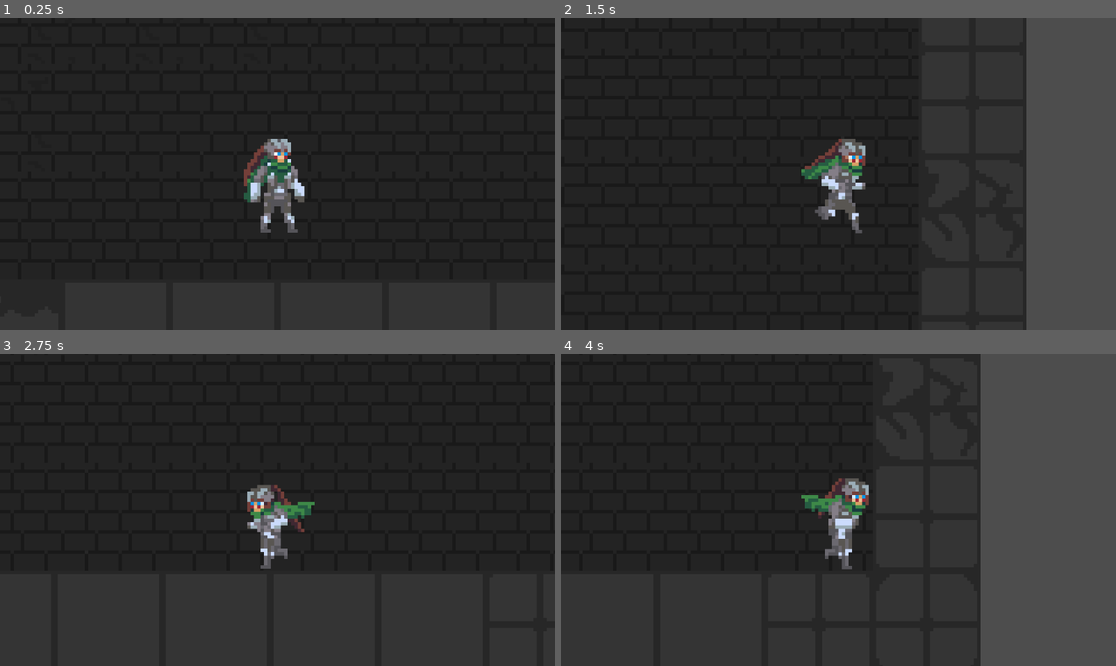
Above: before the commit, frames 1-4 (two rows, left to right).
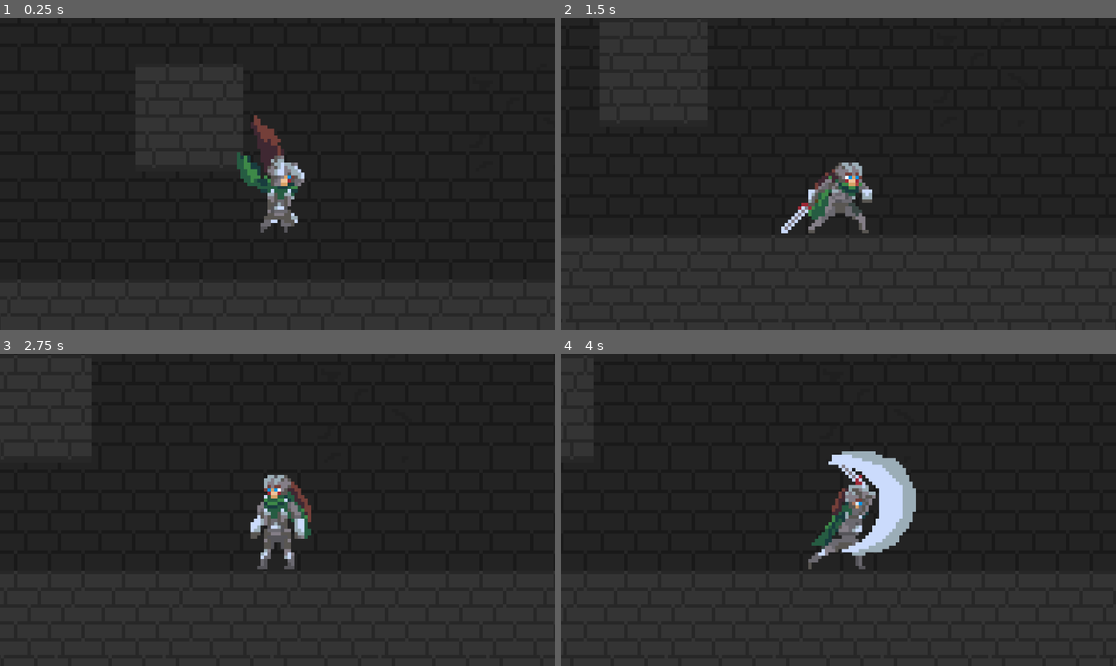
Above: after the commit, the same moments.

Repository: BuddyGames04/RuneGame
Game: Godot game, scene res://level1.tscn
Same seed, same stepped clock (60 frames per second), same inputs: the game is played once before the commit and once after it. The project has no main scene, so this scene is started directly.
Inputs (mouse positions are in pixels of both pictures, inside the frame that each line leads up to):
- Up to frame 1 (0.25 s): no input
- Up to frame 2 (1.5 s): move the mouse to (960, 158) at 0.52 s; hold Right (right) from 0.53 s (still down); click (960, 158) at 0.6 s; tap W (jump) at 0.77 s; move the mouse to (727, 189) at 1.27 s; click (727, 189) at 1.35 s
- Up to frame 3 (2.75 s): tap W (jump) at 1.52 s; move the mouse to (333, 441) at 2.02 s; release Right (right) at 2.03 s; hold A (left) from 2.03 s (still down); click (333, 441) at 2.1 s
- Up to frame 4 (4 s): move the mouse to (810, 572) at 2.77 s; release A (left) at 2.78 s; hold Right (right) from 2.78 s (still down); click (810, 572) at 2.85 s; tap W (jump) at 3.02, 3.77 s; move the mouse to (1005, 556) at 3.52 s; click (1005, 556) at 3.6 s

The runs differ from the first frame. In frame 1, 3.2% of the frame differs, in the area x 24-55%, y 15-69%; in frame 2, 24%; in frame 3, 3.0%; in frame 4, 30%, in the area x 0-100%, y 0-100%.

Commit message:
Attack, animated player and tileset

Diff:
--- a/Ducksaucejam/level1.tscn
+++ b/Ducksaucejam/level1.tscn
@@ -1,11 +1,23 @@
 [gd_scene load_steps=8 format=3 uid="uid://bgdwjybniy0ul"]
 
 [ext_resource type="PackedScene" uid="uid://msnba8706yl1" path="res://player.tscn" id="1_cpikh"]
-[ext_resource type="Texture2D" uid="uid://bmxx7jy4fgcqr" path="res://Assets/Tiles/groundTiles-Sheet.png" id="2_hf1v5"]
-[ext_resource type="Texture2D" uid="uid://xxm7g5ev1rx2" path="res://Assets/Tiles/backgroundTiles-Sheet.png" id="3_87ips"]
+[ext_resource type="Texture2D" uid="uid://dlkabfw8epipq" path="res://Assets/Tiles/GroundTiles.png" id="1_igo1i"]
+[ext_resource type="Texture2D" uid="uid://ds3mowkh0y8gj" path="res://Assets/Tiles/backgroundTiles.png" id="2_ugfqx"]
 
-[sub_resource type="TileSetAtlasSource" id="TileSetAtlasSource_gkyj1"]
-texture = ExtResource("2_hf1v5")
+[sub_resource type="TileSetAtlasSource" id="TileSetAtlasSource_pxe4j"]
+texture = ExtResource("2_ugfqx")
+texture_region_size = Vector2i(32, 32)
+0:0/0 = 0
+1:0/0 = 0
+2:0/0 = 0
+3:0/0 = 0
+
+[sub_resource type="TileSet" id="TileSet_gj5j5"]
+tile_size = Vector2i(32, 32)
+sources/3 = SubResource("TileSetAtlasSource_pxe4j")
+
+[sub_resource type="TileSetAtlasSource" id="TileSetAtlasSource_jcyed"]
+texture = ExtResource("1_igo1i")
 texture_region_size = Vector2i(32, 32)
 0:0/0 = 0
 0:0/0/physics_layer_0/linear_velocity = Vector2(0, 0)
@@ -35,30 +47,20 @@
 [sub_resource type="TileSet" id="TileSet_ow721"]
 tile_size = Vector2i(32, 32)
 physics_layer_0/collision_layer = 1
-sources/0 = SubResource("TileSetAtlasSource_gkyj1")
-
-[sub_resource type="TileSetAtlasSource" id="TileSetAtlasSource_0qs3c"]
-texture = ExtResource("3_87ips")
-texture_region_size = Vector2i(32, 32)
-0:0/0 = 0
-1:0/0 = 0
-
-[sub_resource type="TileSet" id="TileSet_gj5j5"]
-tile_size = Vector2i(32, 32)
-sources/0 = SubResource("TileSetAtlasSource_0qs3c")
+sources/1 = SubResource("TileSetAtlasSource_jcyed")
 
 [node name="TemplateLevel" type="Node2D"]
+
+[node name="BackGroundMap" type="TileMap" parent="."]
+tile_set = SubResource("TileSet_gj5j5")
+rendering_quadrant_size = 32
+format = 2
+layer_0/tile_data = PackedInt32Array(65533, 65539, 0, 65534, 65539, 0, 0, 65539, 0, 1, 65539, 0, 2, 196611, 0, 3, 65539, 0, -65533, 3, 0, -65534, 3, 0, -65535, 3, 0, -65536, 3, 0, -1, 3, 0, -2, 3, 0, -3, 3, 0, 65532, 65539, 0, -65532, 3, 0, 4, 65539, 0, 131068, 131075, 0, 131069, 3, 0, 131070, 3, 0, 131071, 3, 0, 65536, 3, 0, 65537, 3, 0, 65538, 3, 0, 65539, 3, 0, 65540, 3, 0, -5, 3, 0, 65531, 65539, 0, 131067, 3, 0, -65541, 65539, 0, -65540, 65539, 0, -65539, 196611, 0, -65538, 65539, 0, -65537, 65539, 0, -131072, 65539, 0, -131071, 65539, 0, -131070, 65539, 0, -131069, 65539, 0, -131068, 65539, 0, -196604, 3, 0, -196605, 3, 0, -196606, 3, 0, -196607, 3, 0, -196608, 3, 0, -131073, 3, 0, -131074, 3, 0, -131075, 3, 0, -131076, 3, 0, -131077, 3, 0, -4, 3, 0)
 
 [node name="PhysicalMap" type="TileMap" parent="."]
 tile_set = SubResource("TileSet_ow721")
 rendering_quadrant_size = 32
 format = 2
-layer_0/tile_data = PackedInt32Array(196603, 262144, 0, 196604, 131072, 0, 196605, 196608, 0, 196606, 131072, 0, 196607, 131072, 0, 131072, 131072, 0, 131073, 131072, 0, 131074, 131072, 0, 131075, 131072, 0, 131076, 262144, 0, 131066, 262144, 0, 65530, 65536, 0, -6, 262144, 0, 196602, 327680, 0, 131077, 327680, 0, 65541, 262144, 0, 5, 0, 0, -65531, 262144, 0, -65542, 262144, 0, -131078, 262144, 0, -131067, 262144, 0, -196603, 262144, 0, -196614, 327680, 0, -262139, 327680, 0, -196613, 262144, 0, -196612, 262144, 0, -196611, 262144, 0, -196610, 262144, 0, -196609, 262144, 0, -262144, 65536, 0, -262141, 0, 0, -262143, 262144, 0, -262142, 262144, 0, -262140, 262144, 0)
-
-[node name="BackGroundMap" type="TileMap" parent="."]
-tile_set = SubResource("TileSet_gj5j5")
-rendering_quadrant_size = 32
-format = 2
-layer_0/tile_data = PackedInt32Array(65533, 65536, 0, 65534, 0, 0, 65535, 0, 0, 0, 0, 0, 1, 0, 0, 2, 0, 0, 3, 0, 0, -65533, 0, 0, -65534, 0, 0, -65535, 0, 0, -65536, 0, 0, -1, 65536, 0, -2, 65536, 0, -3, 65536, 0, -4, 0, 0, 65532, 65536, 0, -65532, 0, 0, 4, 0, 0, 131068, 0, 0, 131069, 0, 0, 131070, 0, 0, 131071, 0, 0, 65536, 0, 0, 65537, 0, 0, 65538, 0, 0, 65539, 0, 0, 65540, 0, 0, -5, 0, 0, 65531, 0, 0, 131067, 0, 0, -65541, 0, 0, -65540, 0, 0, -65539, 0, 0, -65538, 0, 0, -65537, 0, 0, -131072, 0, 0, -131071, 0, 0, -131070, 0, 0, -131069, 0, 0, -131068, 0, 0, -196604, 0, 0, -196605, 0, 0, -196606, 0, 0, -196607, 0, 0, -196608, 0, 0, -131073, 0, 0, -131074, 0, 0, -131075, 0, 0, -131076, 0, 0, -131077, 0, 0)
+layer_0/tile_data = PackedInt32Array(196603, 131073, 0, 196604, 131073, 0, 196605, 131073, 0, 196606, 131073, 0, 196607, 131073, 0, 131072, 131073, 0, 131073, 131073, 0, 131074, 131073, 0, 131075, 131073, 0, 131076, 131073, 0, 131066, 131073, 0, 65530, 131073, 0, -6, 131073, 0, 196602, 131073, 0, 131077, 131073, 0, 65541, 131073, 0, 5, 131073, 0, -65531, 131073, 0, -65542, 131073, 0, -131078, 131073, 0, -131067, 131073, 0, -196603, 131073, 0, -196614, 131073, 0, -262139, 131073, 0, -196613, 131073, 0, -196612, 131073, 0, -196611, 131073, 0, -196610, 131073, 0, -196609, 131073, 0, -262144, 131073, 0, -262141, 131073, 0, -262143, 131073, 0, -262142, 131073, 0, -262140, 131073, 0, 65535, 131073, 0)
 
 [node name="Player" parent="." instance=ExtResource("1_cpikh")]
--- a/Ducksaucejam/player.gd
+++ b/Ducksaucejam/player.gd
@@ -9,16 +9,27 @@
 FALLING
 }
 
-const SPEED = 150.0
-const ACCELERATION = 1500.0  # Acceleration rate
-const DECELERATION = 800.0   # Deceleration rate
-const JUMP_VELOCITY = -400.0
+const SPEED: float = 150.0
+const ACCELERATION: float = 1500.0  # Acceleration rate
+const DECELERATION: float = 800.0   # Deceleration rate
+const JUMP_VELOCITY: float = -400.0
 
-var gravity = ProjectSettings.get_setting("physics/2d/default_gravity")
-var horizontal_velocity = 0.0  # Use a dedicated variable for horizontal movement
+var gravity: float = ProjectSettings.get_setting("physics/2d/default_gravity")
+var horizontal_velocity: float = 0.0  # Use a dedicated variable for horizontal movement
 var state
+#Attack state handler to disable movement during attack
+var  input_locked: bool = false
+
+#setup
+func _ready():
+		$AnimationPlayer.connect("animation_finished", Callable(self, "_on_AnimationPlayer_animation_finished"))
+		$MeleeArea/MeleeBox.disabled = true
 
 func _physics_process(delta):
+	#handles attack freeze
+	if input_locked == true:
+		return
+
 	# Apply gravity manually if needed, or adjust the character's gravity scale
 	if not is_on_floor():
 		velocity.y += gravity * delta
@@ -39,29 +50,44 @@
 
 	if direction >= 1:
 		$Sprite2D.flip_h = false;
+		$MeleeArea/MeleeBox.position.x = -2 # MeleeBox to the right
 	elif direction <= -1:
 		$Sprite2D.flip_h = true;
+		$MeleeArea/MeleeBox.position.x = -32 # MeleeBox to the right
+
 	# Update the velocity vector
 	velocity.x = horizontal_velocity
 	# Move the character
 	move_and_slide()
 
 	#State machine
-	if horizontal_velocity == 0 and velocity.y == 0:
-		state = STATES.IDLE
-	elif horizontal_velocity != 0:
-		state = STATES.RUNNING
-	elif velocity.y >= 1:
-		state = STATES.FALLING
-	elif velocity.y <= -1:
-		state = STATES.JUMPING
+	#(Stops other inputs if attacking)
+	if Input.is_action_just_pressed("attack") and state != STATES.ATTACKING:
+		state = STATES.ATTACKING
+		input_locked = true
+		$AnimationPlayer.play("Attack")
+		$MeleeArea/MeleeBox.disabled = false
+	else:
+		if horizontal_velocity == 0 and velocity.y == 0:
+			state = STATES.IDLE
+		elif horizontal_velocity != 0 and velocity.y == 0:
+			state = STATES.RUNNING
+		elif velocity.y >= 1:
+			state = STATES.FALLING
+		elif velocity.y <= -1:
+			state = STATES.JUMPING
 
 	#Anim Manager
 	if state == STATES.IDLE:
 		$AnimationPlayer.play("Idle")
 	elif state == STATES.RUNNING:
 		$AnimationPlayer.play("Run")
-	#elif state == STATES.FALLING:
-		#state = STATES.FALLING
-	#elif state == STATES.JUMPING:
-		#state = STATES.JUMPING
+	elif state == STATES.FALLING:
+		$AnimationPlayer.play("Fall")
+	elif state == STATES.JUMPING:
+		$AnimationPlayer.play("Jump")
+
+func _on_AnimationPlayer_animation_finished(anim_name):
+	if anim_name == "Attack":
+		input_locked = false
+		$MeleeArea/MeleeBox.disabled = true  # Disable collision detection
--- a/Ducksaucejam/player.tscn
+++ b/Ducksaucejam/player.tscn
@@ -1,10 +1,13 @@
-[gd_scene load_steps=11 format=3 uid="uid://msnba8706yl1"]
+[gd_scene load_steps=14 format=3 uid="uid://msnba8706yl1"]
 
 [ext_resource type="Script" path="res://player.gd" id="1_mbyre"]
-[ext_resource type="Texture2D" uid="uid://dfhdns3yidihp" path="res://Assets/Player/Runeexplorer-Sheet.png" id="2_xief4"]
+[ext_resource type="Texture2D" uid="uid://cc48h26jgsavy" path="res://Assets/Player/Runeexplorer.png" id="2_a5787"]
 
 [sub_resource type="RectangleShape2D" id="RectangleShape2D_g8l3s"]
 size = Vector2(20, 29)
+
+[sub_resource type="RectangleShape2D" id="RectangleShape2D_niwic"]
+size = Vector2(16, 39)
 
 [sub_resource type="Animation" id="Animation_pbog1"]
 resource_name = "Idle"
@@ -35,6 +38,18 @@
 "transitions": PackedFloat32Array(1),
 "update": 1,
 "values": [0]
+}
+tracks/1/type = "value"
+tracks/1/imported = false
+tracks/1/enabled = true
+tracks/1/path = NodePath("Sprite2D:frame_coords")
+tracks/1/interp = 1
+tracks/1/loop_wrap = true
+tracks/1/keys = {
+"times": PackedFloat32Array(0),
+"transitions": PackedFloat32Array(1),
+"update": 1,
+"values": [Vector2i(10, 0)]
 }
 
 [sub_resource type="Animation" id="Animation_na1p4"]
@@ -67,7 +82,7 @@
 "times": PackedFloat32Array(0, 0.2),
 "transitions": PackedFloat32Array(1, 1),
 "update": 1,
-"values": [1, 11]
+"values": [1, 17]
 }
 
 [sub_resource type="Animation" id="Animation_k4g3h"]
@@ -82,18 +97,65 @@
 "times": PackedFloat32Array(0, 0.2),
 "transitions": PackedFloat32Array(1, 1),
 "update": 1,
-"values": [2, 12]
+"values": [2, 18]
 }
 
 [sub_resource type="Animation" id="Animation_36ivp"]
 resource_name = "Attack"
+length = 0.6
+tracks/0/type = "value"
+tracks/0/imported = false
+tracks/0/enabled = true
+tracks/0/path = NodePath("Sprite2D:frame")
+tracks/0/interp = 1
+tracks/0/loop_wrap = true
+tracks/0/keys = {
+"times": PackedFloat32Array(0, 0.2, 0.4),
+"transitions": PackedFloat32Array(1, 1, 1),
+"update": 1,
+"values": [8, 9, 16]
+}
+
+[sub_resource type="Animation" id="Animation_14lxh"]
+resource_name = "Jump"
+tracks/0/type = "value"
+tracks/0/imported = false
+tracks/0/enabled = true
+tracks/0/path = NodePath("Sprite2D:frame_coords")
+tracks/0/interp = 1
+tracks/0/loop_wrap = true
+tracks/0/keys = {
+"times": PackedFloat32Array(0, 0.2, 0.5, 0.7),
+"transitions": PackedFloat32Array(1, 1, 1, 1),
+"update": 1,
+"values": [Vector2i(10, 0), Vector2i(11, 0), Vector2i(12, 0), Vector2i(13, 0)]
+}
+
+[sub_resource type="Animation" id="Animation_60cp7"]
+resource_name = "Fall"
+length = 0.4
+loop_mode = 1
+tracks/0/type = "value"
+tracks/0/imported = false
+tracks/0/enabled = true
+tracks/0/path = NodePath("Sprite2D:frame")
+tracks/0/interp = 1
+tracks/0/loop_wrap = true
+tracks/0/keys = {
+"times": PackedFloat32Array(0, 0.2),
+"transitions": PackedFloat32Array(1, 1),
+"update": 1,
+"values": [14, 15]
+}
 
 [sub_resource type="AnimationLibrary" id="AnimationLibrary_pqoc5"]
 _data = {
 "Attack": SubResource("Animation_36ivp"),
+"Fall": SubResource("Animation_60cp7"),
 "HurtIdle": SubResource("Animation_7l852"),
 "HurtMove": SubResource("Animation_k4g3h"),
 "Idle": SubResource("Animation_pbog1"),
+"Jump": SubResource("Animation_14lxh"),
 "RESET": SubResource("Animation_otolx"),
 "Run": SubResource("Animation_na1p4")
 }
@@ -102,8 +164,9 @@
 script = ExtResource("1_mbyre")
 
 [node name="Sprite2D" type="Sprite2D" parent="."]
-texture = ExtResource("2_xief4")
-hframes = 13
+texture = ExtResource("2_a5787")
+hframes = 19
+frame = 10
 
 [node name="CollisionShape2D" type="CollisionShape2D" parent="."]
 position = Vector2(0, 3.5)
@@ -114,6 +177,16 @@
 limit_left = -9999995
 limit_smoothed = true
 
+[node name="MeleeArea" type="Area2D" parent="."]
+position = Vector2(17, 0)
+collision_layer = 2
+collision_mask = 2
+
+[node name="MeleeBox" type="CollisionShape2D" parent="MeleeArea"]
+position = Vector2(-2, 2.5)
+shape = SubResource("RectangleShape2D_niwic")
+debug_color = Color(0.917647, 0, 0.12549, 0.419608)
+
 [node name="AnimationPlayer" type="AnimationPlayer" parent="."]
 libraries = {
 "": SubResource("AnimationLibrary_pqoc5")
--- a/Ducksaucejam/project.godot
+++ b/Ducksaucejam/project.godot
@@ -35,6 +35,11 @@
 , Object(InputEventKey,"resource_local_to_scene":false,"resource_name":"","device":-1,"window_id":0,"alt_pressed":false,"shift_pressed":false,"ctrl_pressed":false,"meta_pressed":false,"pressed":false,"keycode":0,"physical_keycode":4194320,"key_label":0,"unicode":0,"echo":false,"script":null)
 ]
 }
+attack={
+"deadzone": 0.5,
+"events": [Object(InputEventMouseButton,"resource_local_to_scene":false,"resource_name":"","device":-1,"window_id":0,"alt_pressed":false,"shift_pressed":false,"ctrl_pressed":false,"meta_pressed":false,"button_mask":1,"position":Vector2(242, 37),"global_position":Vector2(250, 117),"factor":1.0,"button_index":1,"canceled":false,"pressed":true,"double_click":false,"script":null)
+]
+}
 
 [rendering]
 
Binary file added: Ducksaucejam/Assets/Player/Runeexplorer.png
Not shown, added: Ducksaucejam/Assets/Player/Runeexplorer.png.import
Binary file added: Ducksaucejam/Assets/Tiles/GroundTiles.png
Not shown, added: Ducksaucejam/Assets/Tiles/GroundTiles.png.import
Binary file added: Ducksaucejam/Assets/Tiles/backgroundTiles.png
Not shown, added: Ducksaucejam/Assets/Tiles/backgroundTiles.png.import
